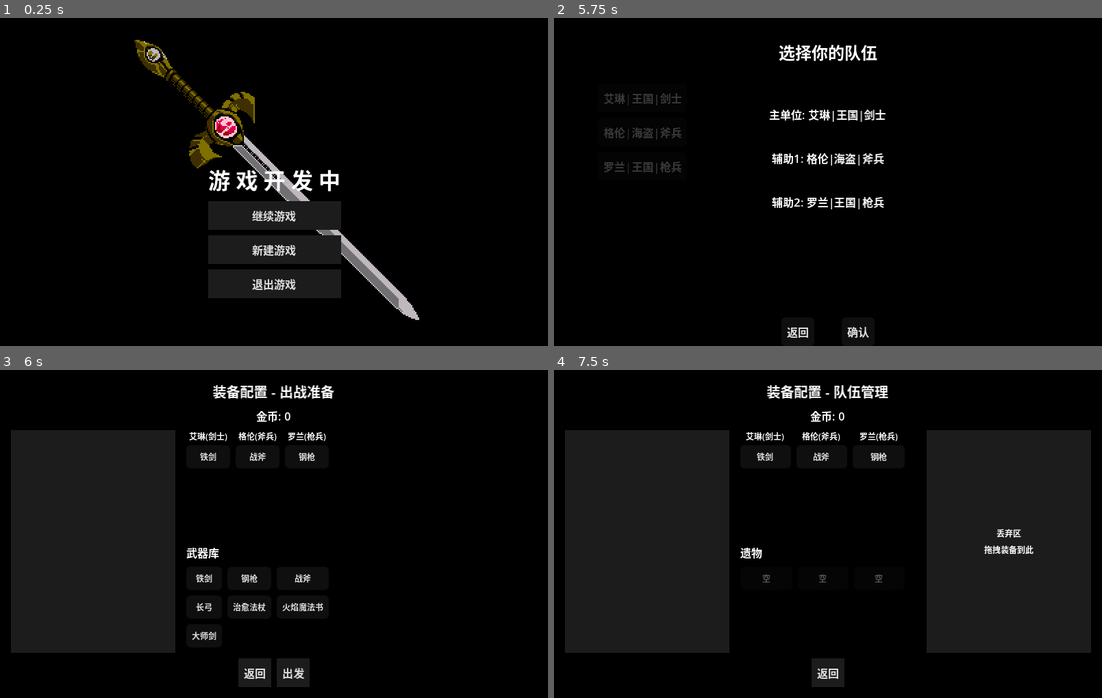
Above: before the commit, frames 1-4 (two rows, left to right).
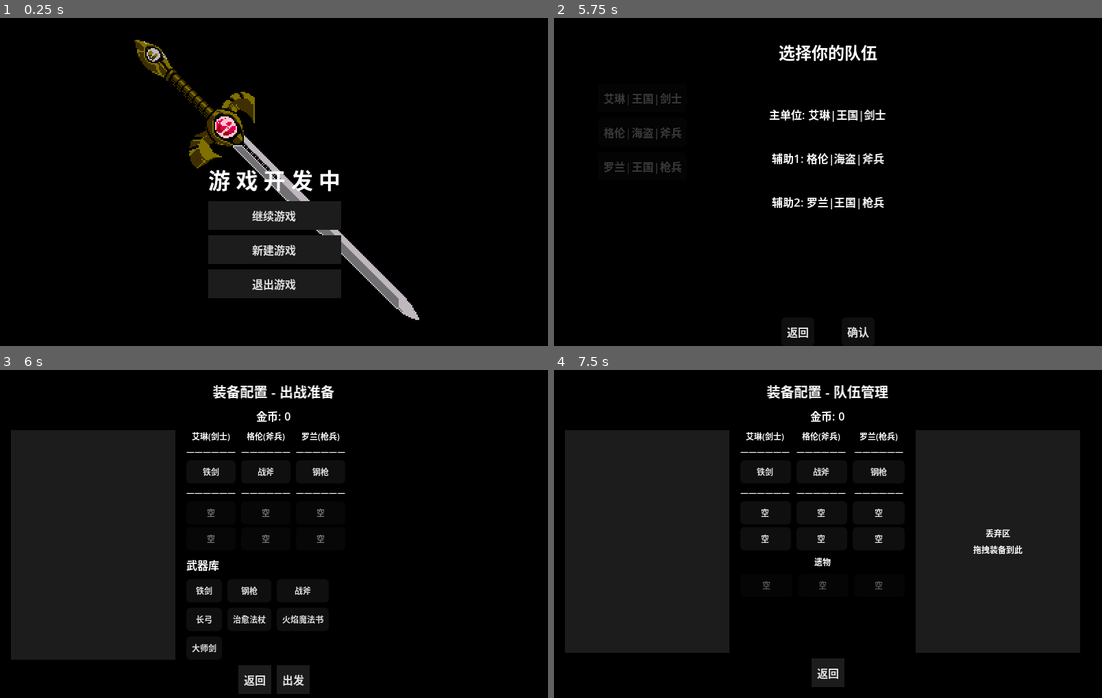
Above: after the commit, the same moments.

Repository: ZhuXilin/Dev_Project_260730
Game: Godot game, scene res://content/scenes/ui/MainMenu.tscn
Two runs of this game, one before a commit and one after it. Both use one fixed random seed, a clock stepped at 60 frames per second and the inputs below. Sound files missing from this copy of the repository are replaced by a short silence.
Inputs:
- Up to frame 1 (0.25 s): no input
- Up to frame 2 (5.75 s): click "继续游戏" at 0.5 s; click "新建游戏" at 1.25 s; click "新游戏" at 2 s; click "出战" at 2.75 s; click "艾琳|王国|剑士" at 3.5 s; click "格伦|海盗|斧兵" at 4.25 s; click "罗兰|王国|枪兵" at 5 s
- Up to frame 3 (6 s): click "确认" at 5.75 s
- Up to frame 4 (7.5 s): click "出发" at 6.5 s; click "装备配置" at 7.25 s

Frames 1-2 are identical in both runs. In frame 3, 3.9% of the frame differs, in the area x 2-63%, y 18-99%; in frame 4, 4.0%, in the area x 34-98%, y 18-87%.

Commit message:
Shop working

Diff:
--- a/function/global/ItemManager.gd
+++ b/function/global/ItemManager.gd
@@ -29,6 +29,7 @@
 		item.id = dict.get("id", key)
 		item.name = dict.get("name", "")
 		item.type = dict.get("type", "")
+		item.price = dict.get("price", 0)
 		item.use_type = dict.get("use_type", "consumable")
 		if dict.has("icon") and ResourceLoader.exists(dict.icon):
 			item.icon = load(dict.icon)
--- a/function/global/ShopManager.gd
+++ b/function/global/ShopManager.gd
@@ -35,6 +35,10 @@
 	# 1. 收集武器和防具
 	for item_id in Globals.unlocked_items:
 		var data = ItemManager.get_item_data(item_id)
+		if data:
+			print("检查物品: ", data.name, " type=", data.type, " price=", data.price)
+		else:
+			print("物品数据为空: ", item_id)
 		if data and data.type in ["weapon", "armor"] and data.price > 0:
 			pool.append({
 				"item_data": data,
@@ -72,6 +76,11 @@
 		selected.append(null)
 
 	shop_items = selected
+
+	print("生成商店：pool size = ", pool.size())
+	for entry in pool:
+		print("  ", entry["item_data"].name, " (", entry["item_data"].type, ")")
+	print("选中商品：", shop_items.size())
 
 # ---- 购买商品 ----
 func buy_shop_item(index: int) -> Dictionary:
--- a/function/script/EquipmentConfig.gd
+++ b/function/script/EquipmentConfig.gd
@@ -69,7 +69,6 @@
 		_detail_popup.visible = false
 
 	_build_ui()
-
 
 func _copy_party_data():
 	party.clear()
@@ -117,11 +116,16 @@
 					data.armor_slots.append(null)
 			data.max_armor_slots = existing.max_armor_slots
 
+			# ---- 补全防具槽（确保至少两个） ----
+			while data.armor_slots.size() < 2:
+				data.armor_slots.append(null)
+			if data.max_armor_slots < 2:
+				data.max_armor_slots = 2
+
 			party.append(data)
 		else:
 			var data = UnitDataManager.create_unit_data(unit_name)
 			party.append(data)
-
 
 # ============================================================
 #  UI 构建
@@ -152,9 +156,6 @@
 			confirm_btn.text = "出发"
 			library_container.visible = true
 			right_container.visible = false
-			discard_zone.visible = false
-			shop_container.visible = false
-			reset_btn.visible = false
 
 		Mode.MAP:
 			mode_label.text = "装备配置 - 队伍管理"
@@ -163,11 +164,7 @@
 			library_container.visible = false
 			relic_container.visible = true
 			right_container.visible = true
-			right_container.size_flags_horizontal = Control.SIZE_EXPAND_FILL
-			right_container.size_flags_vertical = Control.SIZE_EXPAND_FILL
 			discard_zone.visible = true
-			shop_container.visible = false
-			reset_btn.visible = false
 
 		Mode.SHOP:
 			mode_label.text = "商店"
@@ -176,9 +173,7 @@
 			library_container.visible = false
 			relic_container.visible = true
 			right_container.visible = true
-			right_container.size_flags_horizontal = Control.SIZE_EXPAND_FILL
-			right_container.size_flags_vertical = Control.SIZE_EXPAND_FILL
-			discard_zone.visible = true          # 改为显示丢弃区
+			discard_zone.visible = true
 			shop_container.visible = true
 			reset_btn.visible = true
 			reset_btn.text = "重置商店 (" + str(ShopManager.get_reset_cost()) + "G)"
@@ -214,7 +209,6 @@
 		child.queue_free()
 	# ShopContainer 在 _build_shop_items 中手动清空
 
-
 func _build_unit_columns():
 	for i in range(party.size()):
 		var col = VBoxContainer.new()
@@ -223,15 +217,35 @@
 		col.add_theme_constant_override("separation", 2)
 		var unit = party[i]
 
+		# ---- 单位名称 ----
 		var name_label = Label.new()
 		name_label.text = unit.display_name + "(" + unit.unit_name + ")"
 		name_label.add_theme_font_size_override("font_size", 6)
 		name_label.size_flags_horizontal = Control.SIZE_SHRINK_CENTER
+		name_label.horizontal_alignment = HORIZONTAL_ALIGNMENT_CENTER
 		col.add_child(name_label)
 
+		# ---- 武器标题（居中） ----
+		var weapon_title = Label.new()
+		weapon_title.text = "——————"
+		weapon_title.add_theme_font_size_override("font_size", 6)
+		weapon_title.size_flags_horizontal = Control.SIZE_SHRINK_CENTER
+		weapon_title.horizontal_alignment = HORIZONTAL_ALIGNMENT_CENTER
+		col.add_child(weapon_title)
+
+		# ---- 武器按钮 ----
 		var weapon_btn = _create_item_button(unit.weapon_slot, "weapon", i, -1)
 		col.add_child(weapon_btn)
 
+		# ---- 防具标题（居中） ----
+		var armor_title = Label.new()
+		armor_title.text = "——————"
+		armor_title.add_theme_font_size_override("font_size", 6)
+		armor_title.size_flags_horizontal = Control.SIZE_SHRINK_CENTER
+		armor_title.horizontal_alignment = HORIZONTAL_ALIGNMENT_CENTER
+		col.add_child(armor_title)
+
+		# ---- 防具按钮（循环生成） ----
 		for slot_idx in range(unit.armor_slots.size()):
 			var armor_btn = _create_item_button(unit.armor_slots[slot_idx], "armor", i, slot_idx)
 			if current_mode == Mode.DEPLOY:
@@ -239,7 +253,6 @@
 			col.add_child(armor_btn)
 
 		unit_container.add_child(col)
-
 
 func _create_item_button(inst: ItemInstance, slot_type: String, unit_idx: int, slot_idx: int) -> Button:
 	var btn = Button.new()
@@ -291,7 +304,8 @@
 func _build_relics():
 	var title = Label.new()
 	title.text = "遗物"
-	title.add_theme_font_size_override("font_size", 8)
+	title.add_theme_font_size_override("font_size", 6)
+	title.horizontal_alignment = HORIZONTAL_ALIGNMENT_CENTER
 	relic_container.add_child(title)
 
 	var grid = GridContainer.new()
@@ -313,9 +327,13 @@
 			btn.mouse_entered.connect(_on_button_hover_entered.bind(relic.item_id))
 			btn.mouse_exited.connect(_on_button_hover_exited)
 		else:
+			# 空槽：在 SHOP 模式下可交互（作为遗物拖拽目标），其他模式禁用
 			btn.text = "空"
 			btn.modulate = Color.GRAY
-			btn.disabled = true
+			btn.disabled = (current_mode != Mode.SHOP)
+			btn.set_meta("slot_type", "relic")
+			btn.set_meta("relic_index", i)
+			btn.set_meta("item_id", "")
 
 		btn.add_theme_font_size_override("font_size", 6)
 		btn.size_flags_horizontal = Control.SIZE_EXPAND_FILL
@@ -396,11 +414,13 @@
 func _get_all_target_controls() -> Array[Control]:
 	var targets: Array[Control] = []
 
+	# 单位槽位（武器 + 防具）
 	for col in unit_container.get_children():
 		for child in col.get_children():
 			if child is Button:
 				targets.append(child)
 
+	# 武器库（DEPLOY 模式）
 	if current_mode == Mode.DEPLOY and library_container.visible:
 		for grid in library_container.get_children():
 			if grid is GridContainer:
@@ -408,14 +428,16 @@
 					if btn is Button:
 						targets.append(btn)
 
-	if current_mode == Mode.MAP and relic_container.visible:
+	# 遗物槽（MAP 或 SHOP 模式，SHOP 模式下空位可交互）
+	if (current_mode == Mode.MAP or current_mode == Mode.SHOP) and relic_container.visible:
 		for grid in relic_container.get_children():
 			if grid is GridContainer:
 				for btn in grid.get_children():
 					if btn is Button and not btn.disabled:
 						targets.append(btn)
 
-	if discard_zone.visible:
+	# 丢弃区（MAP 或 SHOP 模式）
+	if discard_zone.visible and current_mode != Mode.DEPLOY:
 		targets.append(discard_zone)
 
 	return targets
@@ -450,6 +472,7 @@
 func _find_control_at_position(pos: Vector2) -> Control:
 	const BUFFER = 4
 
+	# 单位槽位
 	for col in unit_container.get_children():
 		for child in col.get_children():
 			if child is Button:
@@ -459,6 +482,7 @@
 				if rect.has_point(pos):
 					return child
 
+	# 武器库（DEPLOY 模式）
 	if current_mode == Mode.DEPLOY:
 		for grid in library_container.get_children():
 			if grid is GridContainer:
@@ -468,6 +492,7 @@
 						if rect.has_point(pos):
 							return btn
 
+	# 商店商品（SHOP 模式）
 	if current_mode == Mode.SHOP and shop_container.visible:
 		for btn in shop_container.get_children():
 			if btn is Button and not btn.disabled:
@@ -475,7 +500,8 @@
 				if rect.has_point(pos):
 					return btn
 
-	if current_mode == Mode.MAP:
+	# 遗物槽（MAP 或 SHOP 模式）
+	if (current_mode == Mode.MAP or current_mode == Mode.SHOP) and relic_container.visible:
 		for grid in relic_container.get_children():
 			if grid is GridContainer:
 				for btn in grid.get_children():
@@ -491,11 +517,13 @@
 	if discard_zone.visible and discard_zone.get_global_rect().has_point(global_pos):
 		return discard_zone
 
+	# 单位槽位
 	for col in unit_container.get_children():
 		for child in col.get_children():
 			if child is Button and child.get_global_rect().has_point(global_pos):
 				return child
 
+	# 武器库（DEPLOY 模式）
 	if current_mode == Mode.DEPLOY:
 		for grid in library_container.get_children():
 			if grid is GridContainer:
@@ -503,12 +531,14 @@
 					if btn is Button and btn.get_global_rect().has_point(global_pos):
 						return btn
 
+	# 商店商品（SHOP 模式）
 	if current_mode == Mode.SHOP and shop_container.visible:
 		for btn in shop_container.get_children():
 			if btn is Button and not btn.disabled and btn.get_global_rect().has_point(global_pos):
 				return btn
 
-	if current_mode == Mode.MAP:
+	# 遗物槽（MAP 或 SHOP 模式）
+	if (current_mode == Mode.MAP or current_mode == Mode.SHOP) and relic_container.visible:
 		for grid in relic_container.get_children():
 			if grid is GridContainer:
 				for btn in grid.get_children():
@@ -550,23 +580,32 @@
 
 	if current_mode == Mode.SHOP:
 		if discard:
-			return false
-
-		if source_type != "shop_item":
-			return false
-
-		var item_data = data.get("item_data")
-		if not item_data:
-			return false
-
-		if item_data.type == "weapon":
-			return target_type == "weapon"
-		elif item_data.type == "armor":
-			return target_type == "armor"
-		elif item_data.type == "relic":
-			return target_type == "relic"
-
-		return false
+			# 只有单位装备（非商店商品）可以丢弃
+			if source_type == "shop_item" or source_type == "weapon":
+				return false
+			return true
+		else:
+			# 商店商品 → 购买到槽位
+			if source_type == "shop_item":
+				var item_data = data.get("item_data")
+				if not item_data:
+					return false
+				if item_data.type == "weapon":
+					return target_type == "weapon"
+				elif item_data.type == "armor":
+					return target_type == "armor"
+				elif item_data.type == "relic":
+					return target_type == "relic"
+				return false
+			else:
+				# 单位装备之间的交换（武器、防具、遗物）
+				if source_type == "weapon" and target_type == "weapon":
+					return true
+				if source_type == "armor" and target_type == "armor":
+					return true
+				if source_type == "relic" and target_type == "relic":
+					return true
+				return false
 
 	return false
 
@@ -629,37 +668,61 @@
 	if not item_data:
 		return
 
+	# 获取目标槽位信息（用于武器和防具）
 	var target_unit_idx = target.get_meta("unit_idx", -1)
 	var target_slot_idx = target.get_meta("slot_idx", -1)
 
+	# 执行购买（扣除金币，从商店移除）
 	var result = ShopManager.buy_shop_item(shop_index)
 	if not result["success"]:
 		print("购买失败: ", result.get("reason", "unknown"))
 		return
 
+	# 实例化物品
 	var inst = ItemInstance.new()
 	inst.item_id = item_data.id
 	inst.count = 1
 
+	# 根据类型处理
 	if item_data.type == "relic":
+		# 遗物直接全局生效
 		GameState.add_global_relic(inst)
 		Globals.unlock_relic(item_data.id)
 		print("购买了遗物: ", item_data.name)
+
 	elif item_data.type == "weapon":
 		if target_unit_idx != -1:
+			# 装备到武器槽
 			party[target_unit_idx].weapon_slot = inst
 			print("购买了武器并装备到单位: ", item_data.name)
 		else:
+			# 没有有效单位槽位，仅解锁
 			Globals.unlock_item(item_data.id)
-			print("购买了武器: ", item_data.name)
+			print("购买了武器（未装备）: ", item_data.name)
+
 	elif item_data.type == "armor":
 		if target_unit_idx != -1 and target_slot_idx != -1:
+			# 装备到指定防具槽
 			party[target_unit_idx].armor_slots[target_slot_idx] = inst
 			print("购买了防具并装备到单位: ", item_data.name)
 		else:
-			Globals.unlock_item(item_data.id)
-			print("购买了防具: ", item_data.name)
-
+			# 自动填充第一个空槽
+			var equipped = false
+			if target_unit_idx != -1:
+				for i in range(party[target_unit_idx].armor_slots.size()):
+					if party[target_unit_idx].armor_slots[i] == null:
+						party[target_unit_idx].armor_slots[i] = inst
+						equipped = true
+						break
+				if not equipped:
+					# 所有槽已满，替换最后一个
+					party[target_unit_idx].armor_slots[party[target_unit_idx].armor_slots.size() - 1] = inst
+					print("防具槽已满，替换最后一个槽位")
+			else:
+				Globals.unlock_item(item_data.id)
+				print("购买了防具（未装备）: ", item_data.name)
+
+	# 同步数据并刷新UI
 	_sync_all()
 	_update_gold_display()
 	call_deferred("_build_ui")
@@ -756,6 +819,7 @@
 func _start_drag(btn: Button):
 	var slot_type = btn.get_meta("slot_type", "")
 
+	# DEPLOY 模式下防具和遗物不可拖拽
 	if current_mode == Mode.DEPLOY and (slot_type == "armor" or slot_type == "relic"):
 		return
 
@@ -849,7 +913,6 @@
 	_drag_source = null
 	_drag_meta = {}
 
-
 func _process(_delta):
 	if _is_dragging:
 		_update_drag_preview()
